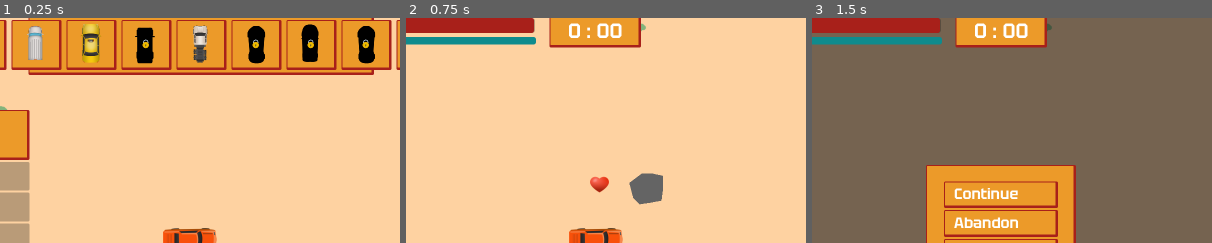
Above: before the commit, frames 1-3 (left to right).
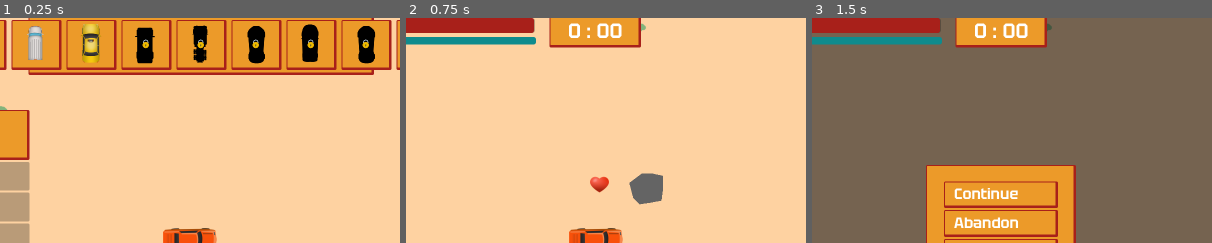
Above: after the commit, the same moments.

Repository: gregrylivingston/GoonCrusher
Game: Godot game, scene res://scene/player/menu/main/mainMenuCamera.tscn
Same seed, same stepped clock (60 frames per second), same inputs: the game is played once before the commit and once after it.
Inputs:
- Up to frame 1 (0.25 s): no input
- Up to frame 2 (0.75 s): click "Begin" at 0.5 s
- Up to frame 3 (1.5 s): click "Road Rogue" at 1.25 s
The pictures show only the part of the screen within x 26-76%, y 1-51%; the shares and areas given below are measured in that part.

The runs differ from the first frame. In frame 1, 0.5% of the frame differs, in the area x 48-52%, y 3-20%; in frame 2, nothing differs; in frame 3, nothing differs.

Commit message:
engine audio diversity and improvements

Diff:
--- a/lib/overhead_car_2d/overhead_car_body_2d.gd
+++ b/lib/overhead_car_2d/overhead_car_body_2d.gd
@@ -48,6 +48,7 @@
 @export var powerupAudio: Array[AudioStreamMP3] = []
 @export var lowGasAudio: Array[AudioStreamMP3] = []
 @export var lowHealthAudio: Array[AudioStreamMP3] = []
+@export var engineNoise: AudioStreamMP3
 
 class CarInput:
 	var steering := 0.0      # -1.0 (left) to 1.0 (right)
@@ -68,6 +69,8 @@
 	purseAudio.append_array(powerupAudio)
 	_connect_car_areas(get_tree().root)
 	updateAudioLevels()
+	$"AudioStream-Engine".stream = engineNoise
+	$"AudioStream-Engine".play()
 	if isPlayer:
 		add_to_group("playerCar")
 		Root.playerCar = self
--- a/scene/car/ambulance/ambulance.tscn
+++ b/scene/car/ambulance/ambulance.tscn
@@ -11,6 +11,7 @@
 [ext_resource type="AudioStream" uid="uid://bw46gbi3ca5lj" path="res://scene/car/ambulance/audio/ambulance_intro_6.mp3" id="8_vf216"]
 [ext_resource type="AudioStream" uid="uid://cq1u55gna2d14" path="res://scene/car/ambulance/audio/ambulance_intro_7.mp3" id="9_membe"]
 [ext_resource type="AudioStream" uid="uid://bcd4sf6yhua60" path="res://scene/car/ambulance/audio/ambulance_intro_8.mp3" id="10_nxecm"]
+[ext_resource type="AudioStream" uid="uid://dmlptibuqjawg" path="res://sound/fx/engine/engine1.mp3" id="11_es0hc"]
 
 [node name="Car" instance=ExtResource("1_oirr4")]
 engine = 30
@@ -21,6 +22,7 @@
 charName = "Xavier"
 carId = "ambulance"
 introAudio = Array[AudioStreamMP3]([ExtResource("3_txlrx"), ExtResource("4_o64rm"), ExtResource("5_8lwbb"), ExtResource("6_7ctxv"), ExtResource("7_rio81"), ExtResource("8_vf216"), ExtResource("9_membe"), ExtResource("10_nxecm")])
+engineNoise = ExtResource("11_es0hc")
 
 [node name="sprite" parent="." index="4"]
 position = Vector2(-3, -1)
--- a/scene/car/car.tscn
+++ b/scene/car/car.tscn
@@ -15,6 +15,7 @@
 z_index = 1
 script = ExtResource("1_ibwir")
 profilePic = ExtResource("2_au1uh")
+engineNoise = ExtResource("3_hfwa2")
 
 [node name="Camera2D" type="Camera2D" parent="."]
 zoom = Vector2(0.5, 0.5)
--- a/scene/car/sedan/sedan.tscn
+++ b/scene/car/sedan/sedan.tscn
@@ -31,6 +31,7 @@
 [ext_resource type="AudioStream" uid="uid://bf0uamij3v2mg" path="res://scene/car/sedan/audio/sedan_lowhealth_3.mp3" id="28_dickn"]
 [ext_resource type="AudioStream" uid="uid://cijpx0mgh1lje" path="res://scene/car/sedan/audio/sedan_lowhealth_4.mp3" id="29_cqd2r"]
 [ext_resource type="AudioStream" uid="uid://o51m6bd6j6l7" path="res://scene/car/sedan/audio/sedan_lowhealth_5.mp3" id="30_fkxbp"]
+[ext_resource type="AudioStream" uid="uid://dk8dxgulkdxvl" path="res://sound/fx/engine/rally-car1.mp3" id="31_0usg3"]
 
 [node name="Car" instance=ExtResource("1_ehr7y")]
 engine = 15
@@ -42,6 +43,7 @@
 powerupAudio = Array[AudioStreamMP3]([ExtResource("13_uwfhs"), ExtResource("14_7wfhv"), ExtResource("15_qq8jw"), ExtResource("16_a6dbw"), ExtResource("15_j7glh"), ExtResource("16_gvr3q"), ExtResource("17_8xiul"), ExtResource("23_0p5x0"), ExtResource("24_nt48e"), ExtResource("25_iilfn")])
 lowGasAudio = Array[AudioStreamMP3]([ExtResource("9_6gq7h"), ExtResource("26_r14mo"), ExtResource("27_cjef7")])
 lowHealthAudio = Array[AudioStreamMP3]([ExtResource("7_6itbh"), ExtResource("10_r38dw"), ExtResource("28_dickn"), ExtResource("29_cqd2r"), ExtResource("30_fkxbp")])
+engineNoise = ExtResource("31_0usg3")
 
 [node name="CollisionShape2D" parent="." index="2"]
 position = Vector2(4, -2.5)
--- a/scene/car/semi/semi.tscn
+++ b/scene/car/semi/semi.tscn
@@ -25,6 +25,7 @@
 [ext_resource type="AudioStream" uid="uid://r06pokath0cx" path="res://scene/car/semi/audio/semi_lowgas_2.mp3" id="22_47v1i"]
 [ext_resource type="AudioStream" uid="uid://e0kiqmki0gt1" path="res://scene/car/semi/audio/semi_lowhealth_1.mp3" id="23_43kt5"]
 [ext_resource type="AudioStream" uid="uid://c3hhd0u8brvvp" path="res://scene/car/semi/audio/semi_lowhealth_2.mp3" id="24_w2g4c"]
+[ext_resource type="AudioStream" uid="uid://dmlptibuqjawg" path="res://sound/fx/engine/engine1.mp3" id="25_yd7s4"]
 
 [sub_resource type="RectangleShape2D" id="RectangleShape2D_8s7dq"]
 size = Vector2(309, 115)
@@ -42,6 +43,7 @@
 powerupAudio = Array[AudioStreamMP3]([ExtResource("17_2alti"), ExtResource("18_vgc5m"), ExtResource("12_aq20n"), ExtResource("11_v7qt4"), ExtResource("19_4afom"), ExtResource("20_31uva"), ExtResource("10_vqa1h"), ExtResource("4_nujw2")])
 lowGasAudio = Array[AudioStreamMP3]([ExtResource("21_nb5bo"), ExtResource("22_47v1i")])
 lowHealthAudio = Array[AudioStreamMP3]([ExtResource("23_43kt5"), ExtResource("24_w2g4c"), ExtResource("6_t0nwr")])
+engineNoise = ExtResource("25_yd7s4")
 
 [node name="CollisionShape2D" parent="." index="2"]
 position = Vector2(3.5, -1.5)
--- a/scene/car/taxi/taxi.tscn
+++ b/scene/car/taxi/taxi.tscn
@@ -33,6 +33,7 @@
 [ext_resource type="AudioStream" uid="uid://cgpwaym0dtn0u" path="res://scene/car/taxi/audio/taxi_lowhealth_1.mp3" id="28_j8yn4"]
 [ext_resource type="AudioStream" uid="uid://b3dqh7acgg1bg" path="res://scene/car/taxi/audio/taxi_joy_6.mp3" id="28_nl07w"]
 [ext_resource type="AudioStream" uid="uid://bl1k15t5dtd3v" path="res://scene/car/taxi/audio/taxi_lowhealth_2.mp3" id="29_gutk2"]
+[ext_resource type="AudioStream" uid="uid://dk8dxgulkdxvl" path="res://sound/fx/engine/rally-car1.mp3" id="33_3ogwm"]
 
 [node name="Car" instance=ExtResource("1_v41dt")]
 engine = 20
@@ -45,6 +46,7 @@
 powerupAudio = Array[AudioStreamMP3]([ExtResource("16_pahbg"), ExtResource("17_7l0fa"), ExtResource("18_rewgt"), ExtRes …(244 unchanged characters)…
 lowGasAudio = Array[AudioStreamMP3]([ExtResource("23_bidcd"), ExtResource("24_tibav")])
 lowHealthAudio = Array[AudioStreamMP3]([ExtResource("28_j8yn4"), ExtResource("29_gutk2")])
+engineNoise = ExtResource("33_3ogwm")
 
 [node name="sprite" parent="." index="4"]
 position = Vector2(-11, 7)
--- a/scene/car/van/van.tscn
+++ b/scene/car/van/van.tscn
@@ -25,6 +25,7 @@
 [ext_resource type="AudioStream" uid="uid://c2ncnfxl3td4l" path="res://scene/car/van/audio/van_lowgas_1.mp3" id="24_67hac"]
 [ext_resource type="AudioStream" uid="uid://b7x5n0ohpn201" path="res://scene/car/van/audio/van_lowgas_2.mp3" id="25_rpm3l"]
 [ext_resource type="AudioStream" uid="uid://j0c6hg4k7e2o" path="res://scene/car/van/audio/van_lowgas_3.mp3" id="26_kuhoo"]
+[ext_resource type="AudioStream" uid="uid://bd47djk1k5exh" path="res://sound/fx/engine/engine2.mp3" id="27_be5lo"]
 [ext_resource type="AudioStream" uid="uid://dawqa2bvv647c" path="res://scene/car/van/audio/van_lowhealth_1.mp3" id="30_co8o0"]
 [ext_resource type="AudioStream" uid="uid://cidnoei82mwvw" path="res://scene/car/van/audio/van_lowhealth_2.mp3" id="31_b7jwg"]
 
@@ -40,6 +41,7 @@
 powerupAudio = Array[AudioStreamMP3]([ExtResource("3_0haua"), ExtResource("16_gtuau"), ExtResource("17_br3r6"), ExtResource("18_yusay"), ExtResource("19_x8ew0"), ExtResource("20_lfsll"), ExtResource("21_xfa01")])
 lowGasAudio = Array[AudioStreamMP3]([ExtResource("24_67hac"), ExtResource("25_rpm3l"), ExtResource("26_kuhoo")])
 lowHealthAudio = Array[AudioStreamMP3]([ExtResource("30_co8o0"), ExtResource("31_b7jwg")])
+engineNoise = ExtResource("27_be5lo")
 
 [node name="sprite" parent="." index="4"]
 position = Vector2(-11, 7)
--- a/scene/player/save/playerData.gd
+++ b/scene/player/save/playerData.gd
@@ -18,11 +18,11 @@
 		"upgrades":{"traction":0,"engine":0,"armor":0,"steering":0},
 	},
 	"pickup":{
-		"cost":10000,#10000,
+		"cost":10000,
 		"upgrades":{"traction":0,"engine":0,"armor":0,"steering":0},
 	},
 	"semi":{
-		"cost":0,#25000,
+		"cost":25000,
 		"upgrades":{"traction":0,"engine":0,"armor":0,"steering":0},
 	},
 	"audi":{
Not shown: 1 places in scene/car/ambulance/ambulance.tscn that only renumber resources
Not shown: 1 places in scene/car/sedan/sedan.tscn that only renumber resources
Not shown: 1 places in scene/car/semi/semi.tscn that only renumber resources
Not shown: 1 places in scene/car/taxi/taxi.tscn that only renumber resources
Not shown: 1 places in scene/car/van/van.tscn that only renumber resources
Not shown, added: sound/fx/engine/engine1.mp3.import
Not shown, added: sound/fx/engine/engine2.mp3.import
Not shown, added: sound/fx/engine/smallEngine.mp3.import
Not shown, added: sound/fx/engine/engine1.mp3
Not shown, added: sound/fx/engine/engine2.mp3
Not shown, added: sound/fx/engine/smallEngine.mp3
